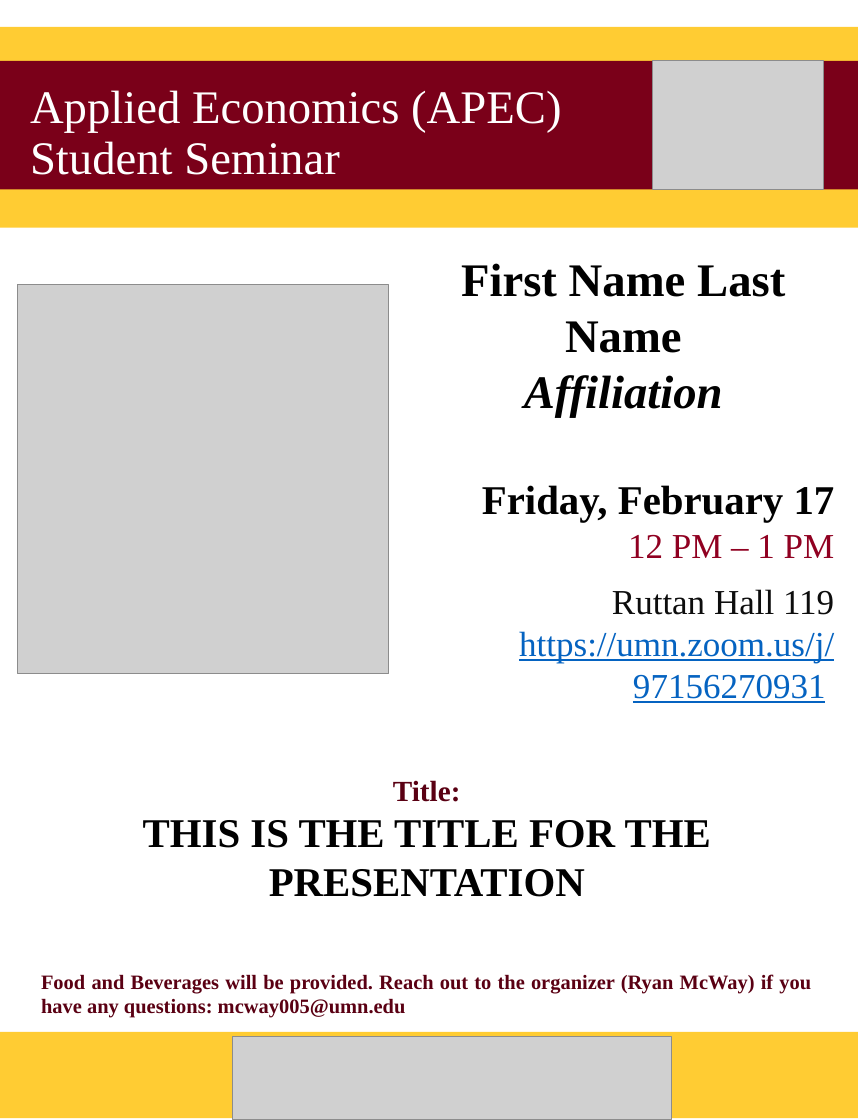
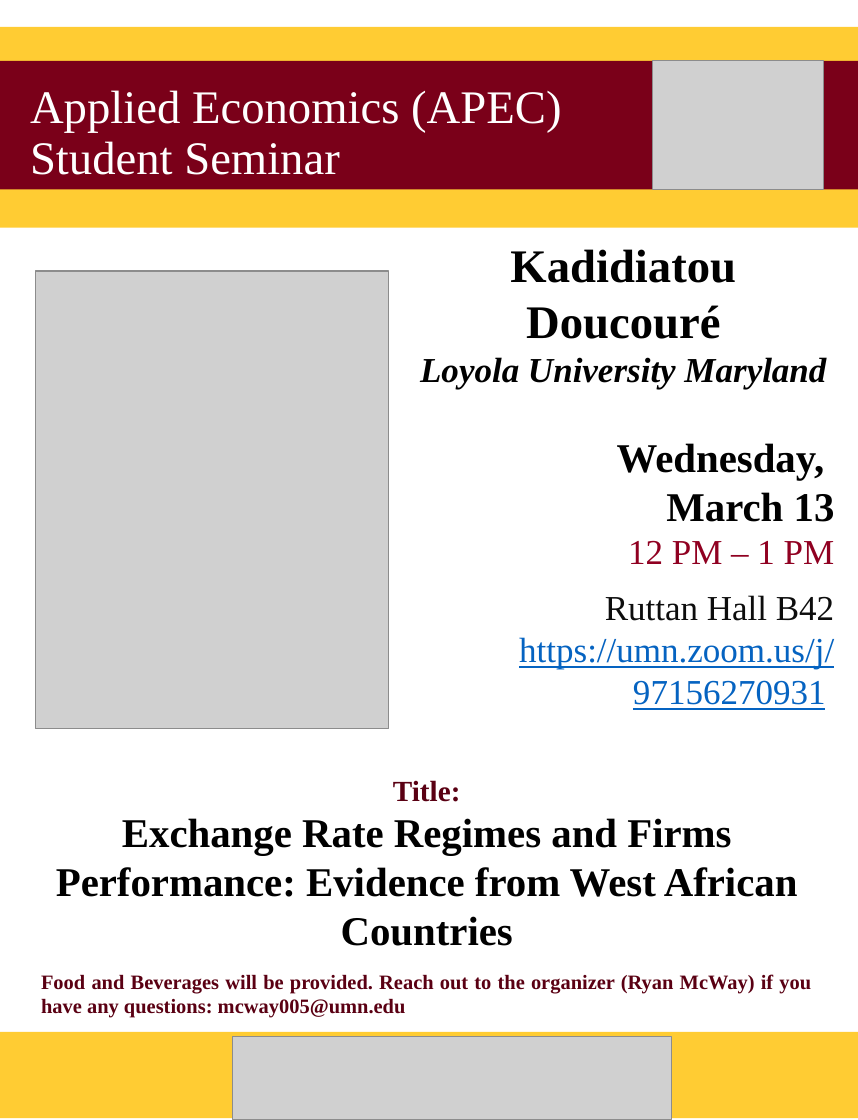
Before and after one commit to apecseminar/apecseminar.github.io, a slide deck: slide 1 of posters/2024_spring/kadidja_doucoure_240313.pptx. Drawn at 858x1120 pixels with LibreOffice and Linux fonts; fonts in the diff are those of the drawing; grey boxes stand for pictures. Boxes give left, top, right and bottom in pixels: in the first picture for what was removed or moved away, otherwise in the second. Text is boxed around its words. In the diff, an @@ line names an element or a change of style, - is before the commit and + after.

```diff
--- a/posters/2024_spring/kadidja_doucoure_240313.pptx
+++ b/posters/2024_spring/kadidja_doucoure_240313.pptx
@@ text "Kadidiatou Doucouré" moved from (x1=461, y1=263, x2=835, y2=703) to (x1=420, y1=249, x2=835, y2=710) @@
@@ text at (x1=420, y1=249, x2=835, y2=522): text changed; size 32 to 24 pt @@
-First Name Last Name
-Affiliation
-Friday, February 17
+Kadidiatou Doucouré
+Loyola University Maryland
+Wednesday,
+March 13
@@ picture resized from (x1=18, y1=285, x2=389, y2=674) to (x1=36, y1=271, x2=390, y2=729) @@
@@ text at (x1=605, y1=595, x2=834, y2=621): text changed @@
-Ruttan Hall 119
+Ruttan Hall B42
@@ text at (x1=56, y1=818, x2=798, y2=946): text changed @@
-THIS IS THE TITLE FOR THE PRESENTATION
+Exchange Rate Regimes and Firms Performance: Evidence from West African Countries
```
Also in this commit, not shown: 30 other files.
